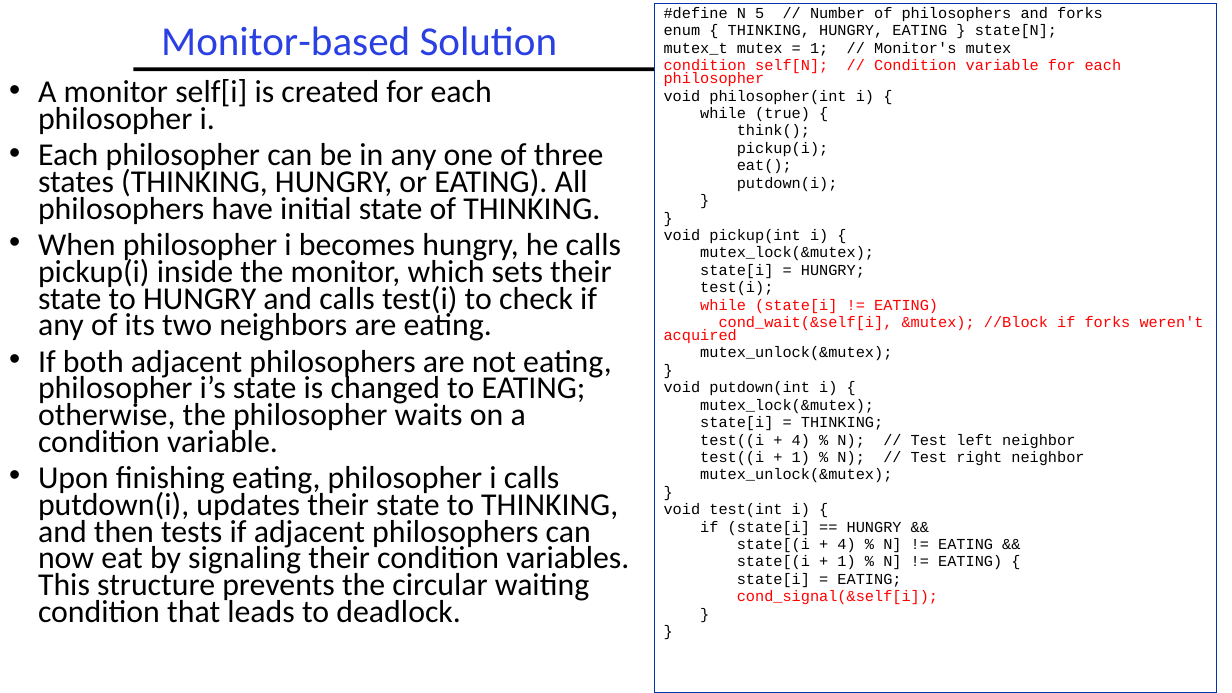
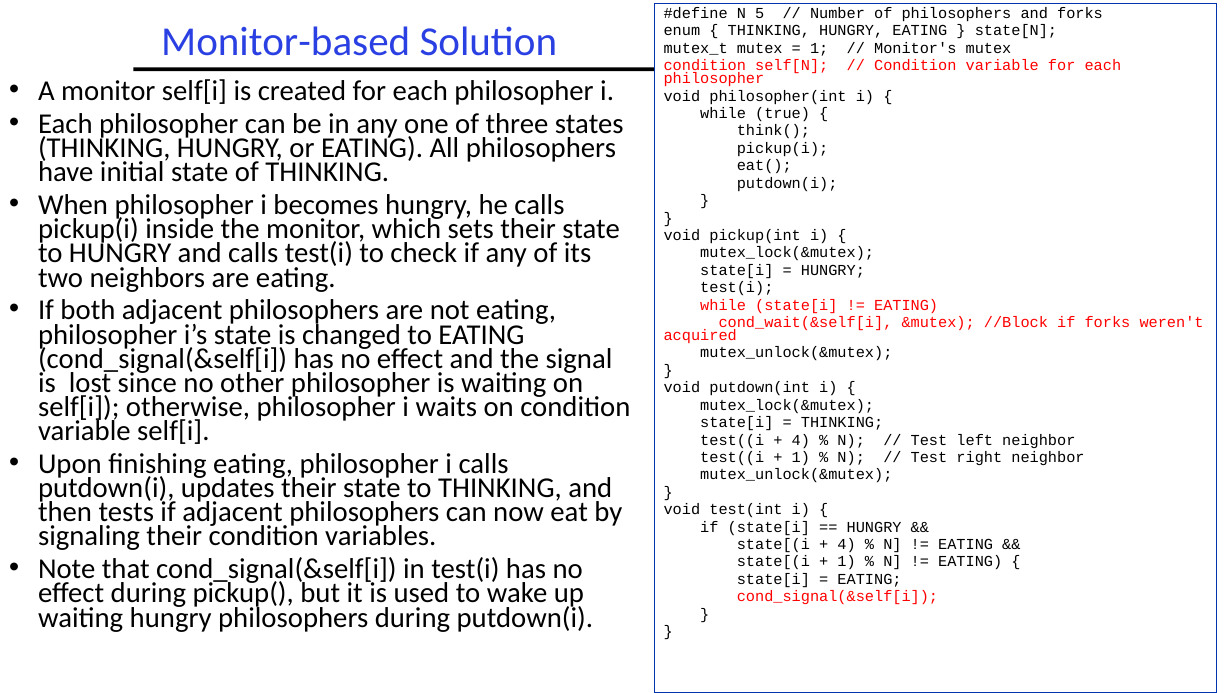
Before and after one commit to guhofstra/CSC256Fa25, a slide deck: slide 53 of PPTs/L3-Synchronization.pptx. Drawn at 1232x693 pixels with LibreOffice and Linux fonts; fonts in the diff are those of the drawing. Boxes give left, top, right and bottom in pixels: in the first picture for what was removed or moved away, otherwise in the second. Text is boxed around its words. In the diff, an @@ line names an element or a change of style, - is before the commit and + after.

```diff
--- a/PPTs/L3-Synchronization.pptx
+++ b/PPTs/L3-Synchronization.pptx
@@ text at (x1=38, y1=79, x2=624, y2=292): size 24.8 to 22.4 pt in "A monitor self[i] is created for each ...", "Each philosopher can be in any one ...", "When philosopher i becomes hungry, he calls ..." @@
@@ text at (x1=38, y1=299, x2=630, y2=632): text changed; size 24.8 to 22.4 pt @@
-• If both adjacent philosophers are not eating, philosopher i’s state is changed to EATING; otherwise, the philosopher waits on a condition variable.
-• Upon finishing eating, philosopher i calls putdown(i), updates their state to THINKING, and then tests if adjacent philosophers can now eat by signaling their condition variables. This structure prevents the circular waiting condition that leads to deadlock.
+• If both adjacent philosophers are not eating, philosopher i’s state is changed to EATING (cond_signal(&self[i]) has no effect and the signal is lost since no other philosopher is waiting on self[i]); otherwise, philosopher i waits on condition variable self[i].
+• Upon finishing eating, philosopher i calls putdown(i), updates their state to THINKING, and then tests if adjacent philosophers can now eat by signaling their condition variables.
+• Note that cond_signal(&self[i]) in test(i) has no effect during pickup(), but it is used to wake up waiting hungry philosophers during putdown(i).
```
Also in this commit, not shown: 1 other file.
